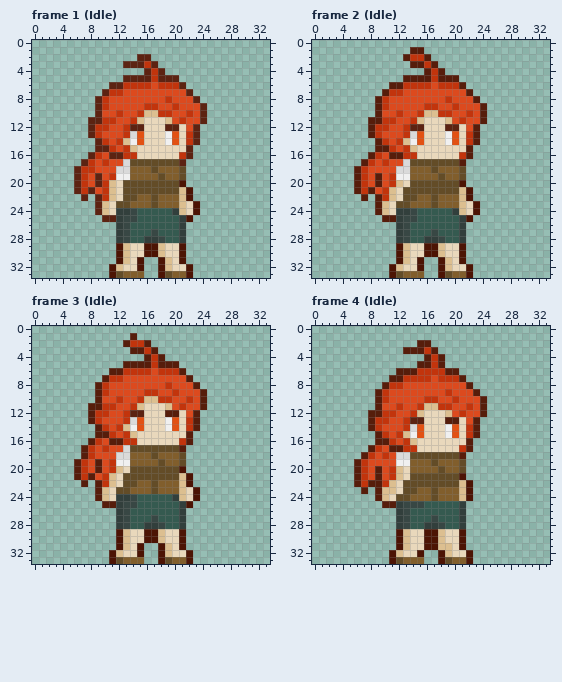
One commit to this pixel-art file: Sprites/MC/MCv2.aseprite. Above is the file before it was changed.
34x34 pixels, 33 frames. Shown: frame 1 (Idle), frame 2 (Idle), frame 3 (Idle), frame 4 (Idle). The commit also changed other frames, which this record leaves out.
And afterwards:
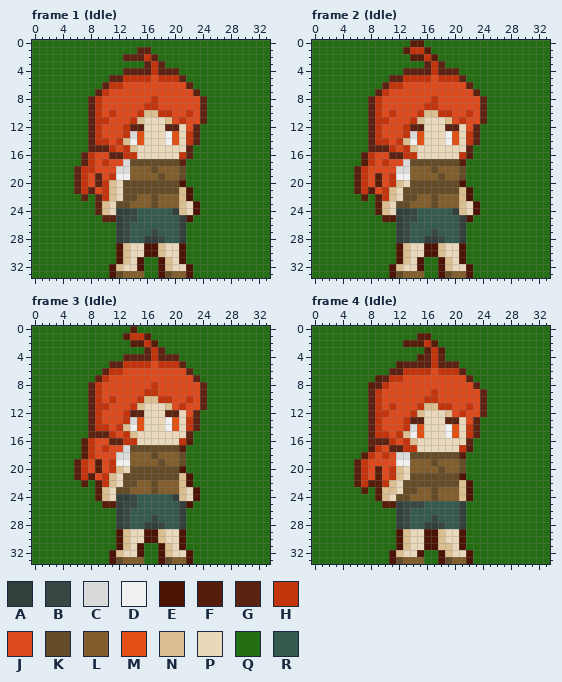
Palette (. is transparent): A #323f3c  B #384744  C #dadada  D #f0f0f0  E #4c1404  F #561d0b  G #5c2312  H #c2340c  J #dc4a1e  K #634c27  L #815e2c  M #e25113  N #dcbf90  P #e9d8bc  Q #246d13  R #355a50
Diff:
layer "Background" now shown
Changed rows in their new state; - is an unchanged pixel.
Frame 1 (Idle), layers "body", "Background":
first column x 0:
 0 QQQQQQQQQQQQQQQQQQQQQQQQQQQQQQQQQQ
 1 QQQQQQQQQQQQQQQGGQQQQQQQQQQQQQQQQQ
 2 QQQQQQQQQQQQQGG-HGQQQQQQQQQQQQQQQQ
 3 QQQQQQQQQQQQQQQQGHGQQQQQQQQQQQQQQQ
 4 QQQQQQQQQQQQQGGG---GGQQQQQQQQQQQQQ
 5 QQQQQQQQQQQGGHHHHJHHHGQQQQQQQQQQQQ
 6 QQQQQQQQQQGHHJJJJ-JJJJGQQQQQQQQQQQ
 7 QQQQQQQQQGHJJ---------JGQQQQQQQQQQ
 8 QQQQQQQQGHJ------H-J---JGQQQQQQQQQ
 9 QQQQQQQQGHJ---------J----QQQQQQQQQ
10 QQQQQQQQGH-HJ------------QQQQQQQQQ
11 QQQQQQQQ-H-J-------------QQQQQQQQQ
12 QQQQQQQQ--J-------------QQQQQQQQQQ
13 QQQQQQQQ----------------QQQQQQQQQQ
14 QQQQQQQQGH--------------QQQQQQQQQQ
15 QQQQQQQQG--------------QQQQQQQQQQQ
16 QQQQQQQGHJ-------------QQQQQQQQQQQ
17 QQQQQQQ---------------QQQQQQQQQQQQ
18 QQQQQQ----------------QQQQQQQQQQQQ
19 QQQQQQ----------------QQQQQQQQQQQQ
20 QQQQQQ----------------QQQQQQQQQQQQ
21 QQQQQQ-----------------QQQQQQQQQQQ
22 QQQQQQQ-Q--------------QQQQQQQQQQQ
23 QQQQQQQQQ---------------QQQQQQQQQQ
24 QQQQQQQQQ---------------QQQQQQQQQQ
25 QQQQQQQQQQ-------------QQQQQQQQQQQ
26 QQQQQQQQQQQQ----------QQQQQQQQQQQQ
27 QQQQQQQQQQQQ----------QQQQQQQQQQQQ
28 QQQQQQQQQQQQ----------QQQQQQQQQQQQ
29 QQQQQQQQQQQQ----------QQQQQQQQQQQQ
30 QQQQQQQQQQQQ----------QQQQQQQQQQQQ
31 QQQQQQQQQQQQ----QQ----QQQQQQQQQQQQ
32 QQQQQQQQQQQ-----QQ-----QQQQQQQQQQQ
33 QQQQQQQQQQQ-----QQ-----QQQQQQQQQQQ
Frame 2 (Idle), layers "body", "Background":
first column x 0:
 0 QQQQQQQQQQQQQQFFQQQQQQQQQQQQQQQQQQ
 1 QQQQQQQQQQQQQFHHFQQQQQQQQQQQQQQQQQ
 2 QQQQQQQQQQQQQQFFHFQQQQQQQQQQQQQQQQ
 3 QQQQQQQQQQQQQQQQGHGQQQQQQQQQQQQQQQ
 4 QQQQQQQQQQQQQGGGG-GGGQQQQQQQQQQQQQ
 5 QQQQQQQQQQQGGHHHHJHHHGQQQQQQQQQQQQ
 6 QQQQQQQQQQGHHJJJJ-JJJJGQQQQQQQQQQQ
 7 QQQQQQQQQGHJJ---------JGQQQQQQQQQQ
 8 QQQQQQQQGHJ------H-J---JGQQQQQQQQQ
 9 QQQQQQQQGHJ---------J---GQQQQQQQQQ
10 QQQQQQQQGH-HJ-----------GQQQQQQQQQ
11 QQQQQQQQGH-J------------GQQQQQQQQQ
12 QQQQQQQQG-J------------GQQQQQQQQQQ
13 QQQQQQQQG--------------GQQQQQQQQQQ
14 QQQQQQQQGH-------------GQQQQQQQQQQ
15 QQQQQQQQGGG-----------GQQQQQQQQQQQ
16 QQQQQQQFHJ-GG----------QQQQQQQQQQQ
17 QQQQQQQ---------------QQQQQQQQQQQQ
18 QQQQQQ----------------QQQQQQQQQQQQ
19 QQQQQQ----------------QQQQQQQQQQQQ
20 QQQQQQ----------------QQQQQQQQQQQQ
21 QQQQQQ-----------------QQQQQQQQQQQ
22 QQQQQQQ-Q--------------QQQQQQQQQQQ
23 QQQQQQQQQ---------------QQQQQQQQQQ
24 QQQQQQQQQ---------------QQQQQQQQQQ
25 QQQQQQQQQQ-------------QQQQQQQQQQQ
26 QQQQQQQQQQQQ----------QQQQQQQQQQQQ
27 QQQQQQQQQQQQ----------QQQQQQQQQQQQ
28 QQQQQQQQQQQQ----------QQQQQQQQQQQQ
29 QQQQQQQQQQQQ----------QQQQQQQQQQQQ
30 QQQQQQQQQQQQ----------QQQQQQQQQQQQ
31 QQQQQQQQQQQQ----QQ----QQQQQQQQQQQQ
32 QQQQQQQQQQQ-----QQ-----QQQQQQQQQQQ
33 QQQQQQQQQQQ-----QQ-----QQQQQQQQQQQ
Frame 3 (Idle), layers "body", "Background":
first column x 0:
 0 QQQQQQQQQQQQQQFQQQQQQQQQQQQQQQQQQQ
 1 QQQQQQQQQQQQQFHHFQQQQQQQQQQQQQQQQQ
 2 QQQQQQQQQQQQQQFFHFQQQQQQQQQQQQQQQQ
 3 QQQQQQQQQQQQQQQQGHGQQQQQQQQQQQQQQQ
 4 QQQQQQQQQQQQQGGGG-GGGQQQQQQQQQQQQQ
 5 QQQQQQQQQQQGGHHHHJHHHGQQQQQQQQQQQQ
 6 QQQQQQQQQQGHHJJJJ-JJJJGQQQQQQQQQQQ
 7 QQQQQQQQQGHJJ---------JGQQQQQQQQQQ
 8 QQQQQQQQGHJ------H-J---JGQQQQQQQQQ
 9 QQQQQQQQGHJ---------J---GQQQQQQQQQ
10 QQQQQQQQGH-HJ-----------GQQQQQQQQQ
11 QQQQQQQQGH-J------------GQQQQQQQQQ
12 QQQQQQQQG-J--------GG--GQQQQQQQQQQ
13 QQQQQQQQG--------------GQQQQQQQQQQ
14 QQQQQQQQGH-------------GQQQQQQQQQQ
15 QQQQQQQQGGG-----------GQQQQQQQQQQQ
16 QQQQQQQFHJ-GG----------QQQQQQQQQQQ
17 QQQQQQQ---------------QQQQQQQQQQQQ
18 QQQQQQQ---------------QQQQQQQQQQQQ
19 QQQQQQ----------------QQQQQQQQQQQQ
20 QQQQQQ----------------QQQQQQQQQQQQ
21 QQQQQQ-----------------QQQQQQQQQQQ
22 QQQQQQQ-Q--------------QQQQQQQQQQQ
23 QQQQQQQQQ---------------QQQQQQQQQQ
24 QQQQQQQQQ---------------QQQQQQQQQQ
25 QQQQQQQQQQ-------------QQQQQQQQQQQ
26 QQQQQQQQQQQQ----------QQQQQQQQQQQQ
27 QQQQQQQQQQQQ----------QQQQQQQQQQQQ
28 QQQQQQQQQQQQ----------QQQQQQQQQQQQ
29 QQQQQQQQQQQQ----------QQQQQQQQQQQQ
30 QQQQQQQQQQQQ----------QQQQQQQQQQQQ
31 QQQQQQQQQQQQ----QQ----QQQQQQQQQQQQ
32 QQQQQQQQQQQ-----QQ-----QQQQQQQQQQQ
33 QQQQQQQQQQQ-----QQ-----QQQQQQQQQQQ
Frame 4 (Idle), layers "body", "Background":
first column x 0:
 0 QQQQQQQQQQQQQQQQQQQQQQQQQQQQQQQQQQ
 1 QQQQQQQQQQQQQQQFFQQQQQQQQQQQQQQQQQ
 2 QQQQQQQQQQQQQFF-HFQQQQQQQQQQQQQQQQ
 3 QQQQQQQQQQQQQQQQFHFQQQQQQQQQQQQQQQ
 4 QQQQQQQQQQQQQQQFG-GQQQQQQQQQQQQQQQ
 5 QQQQQQQQQQQQFGGGG-GGGQQQQQQQQQQQQQ
 6 QQQQQQQQQQQGGHH--J-HHGQQQQQQQQQQQQ
 7 QQQQQQQQQFGHHJJJJ-JJJJGQQQQQQQQQQQ
 8 QQQQQQQQFGHJJ---------JGQQQQQQQQQQ
 9 QQQQQQQQGHJ------H-J---JGQQQQQQQQQ
10 QQQQQQQQGHJ---------J---GQQQQQQQQQ
11 QQQQQQQQGH-HJ-----------GQQQQQQQQQ
12 QQQQQQQQGH-J------------GQQQQQQQQQ
13 QQQQQQQQG-J--------GG--GQQQQQQQQQQ
14 QQQQQQQQG--------------GQQQQQQQQQQ
15 QQQQQQQQGH-------------GQQQQQQQQQQ
16 QQQQQQQQGGG-----------GQQQQQQQQQQQ
17 QQQQQQQQ---GG----------QQQQQQQQQQQ
18 QQQQQQQ---------------QQQQQQQQQQQQ
19 QQQQQQ----------------QQQQQQQQQQQQ
20 QQQQQQ----------------QQQQQQQQQQQQ
21 QQQQQQ----------------QQQQQQQQQQQQ
22 QQQQQQ-----------------QQQQQQQQQQQ
23 QQQQQQQ-Q--------------QQQQQQQQQQQ
24 QQQQQQQQQ--------------QQQQQQQQQQQ
25 QQQQQQQQQQ------------QQQQQQQQQQQQ
26 QQQQQQQQQQQQ----------QQQQQQQQQQQQ
27 QQQQQQQQQQQQ----------QQQQQQQQQQQQ
28 QQQQQQQQQQQQ----------QQQQQQQQQQQQ
29 QQQQQQQQQQQQ----------QQQQQQQQQQQQ
30 QQQQQQQQQQQQ----------QQQQQQQQQQQQ
31 QQQQQQQQQQQQ----------QQQQQQQQQQQQ
32 QQQQQQQQQQQ-----QQ-----QQQQQQQQQQQ
33 QQQQQQQQQQQ-----QQ-----QQQQQQQQQQQ
Pixel boxes of the changes (left, top, right, bottom) in both pictures:
changed: (32, 40, 270, 278)
changed: (312, 40, 550, 278)
changed: (32, 326, 270, 564)
changed: (312, 326, 550, 564)
